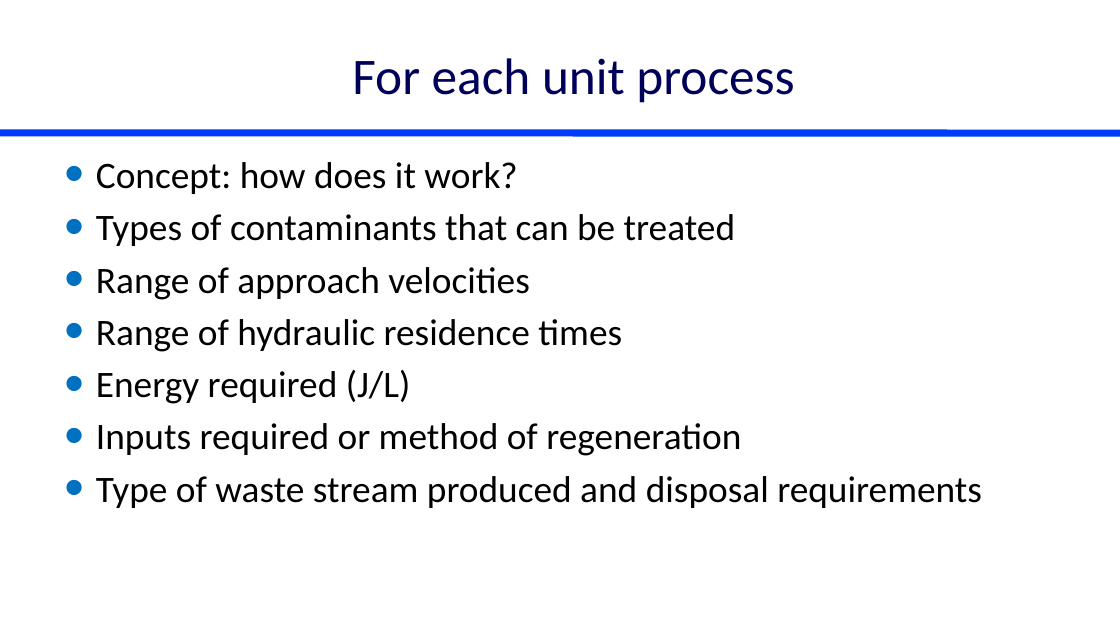
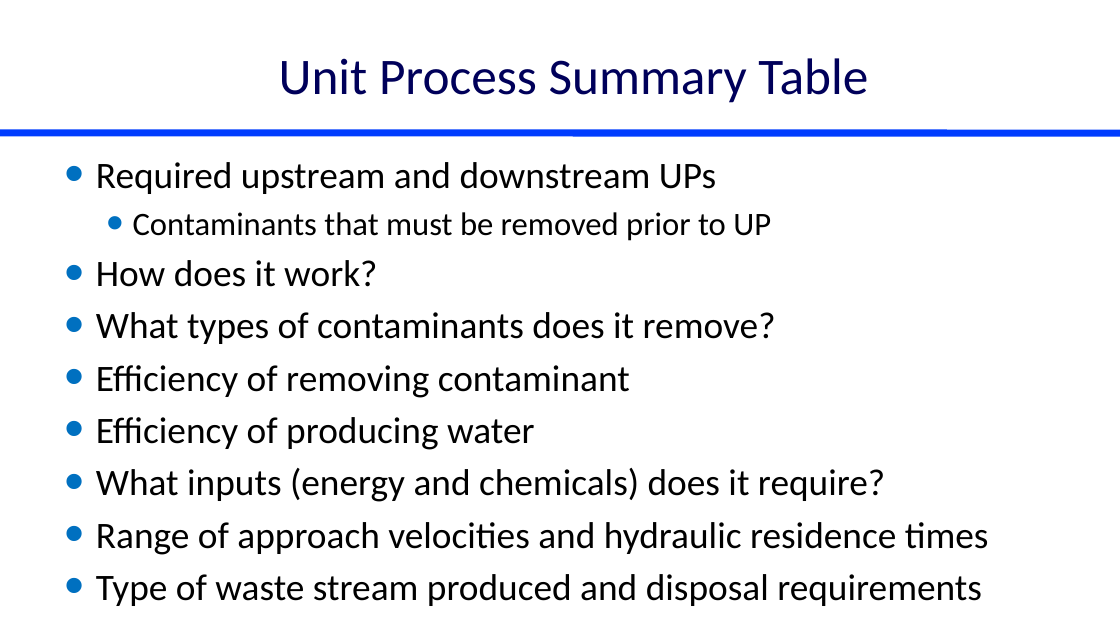
Before and after one commit to monroews/CEE4590, a slide deck: slide 6 of Lectures/Unit Process Selection.pptx (slide 9 before the commit). Drawn at 1120x630 pixels with LibreOffice and Linux fonts; fonts in the diff are those of the drawing. Boxes give left, top, right and bottom in pixels: in the first picture for what was removed or moved away, otherwise in the second. Text is boxed around its words. In the diff, an @@ line names an element or a change of style, - is before the commit and + after.

Commit message:
lectures

```diff
--- a/Lectures/Unit Process Selection.pptx
+++ b/Lectures/Unit Process Selection.pptx
@@ title at (279,58,868,103): text changed @@
-For each unit process
+Unit Process Summary Table
@@ text at (96,162,989,555): text changed @@
-• Concept: how does it work?
-• Types of contaminants that can be treated
-• Range of approach velocities
-• Range of hydraulic residence times
-• Energy required (J/L)
-• Inputs required or method of regeneration
+• Required upstream and downstream UPs
+  • Contaminants that must be removed prior to UP
+• How does it work?
+• What types of contaminants does it remove?
+• Efficiency of removing contaminant
+• Efficiency of producing water
+• What inputs (energy and chemicals) does it require?
+• Range of approach velocities and hydraulic residence times
```
Also in this commit, not shown: 2 other slides changed, 1 slide added, 5 slides removed, 3 other files.
